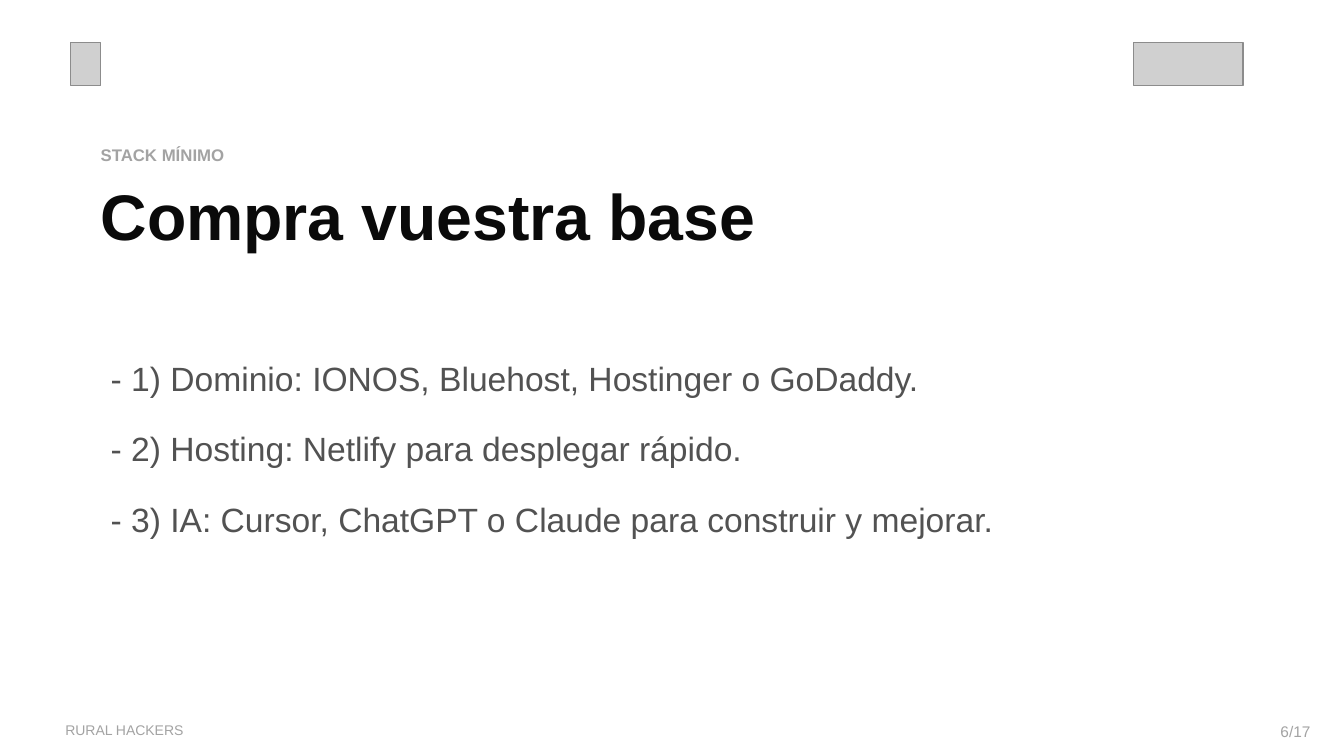
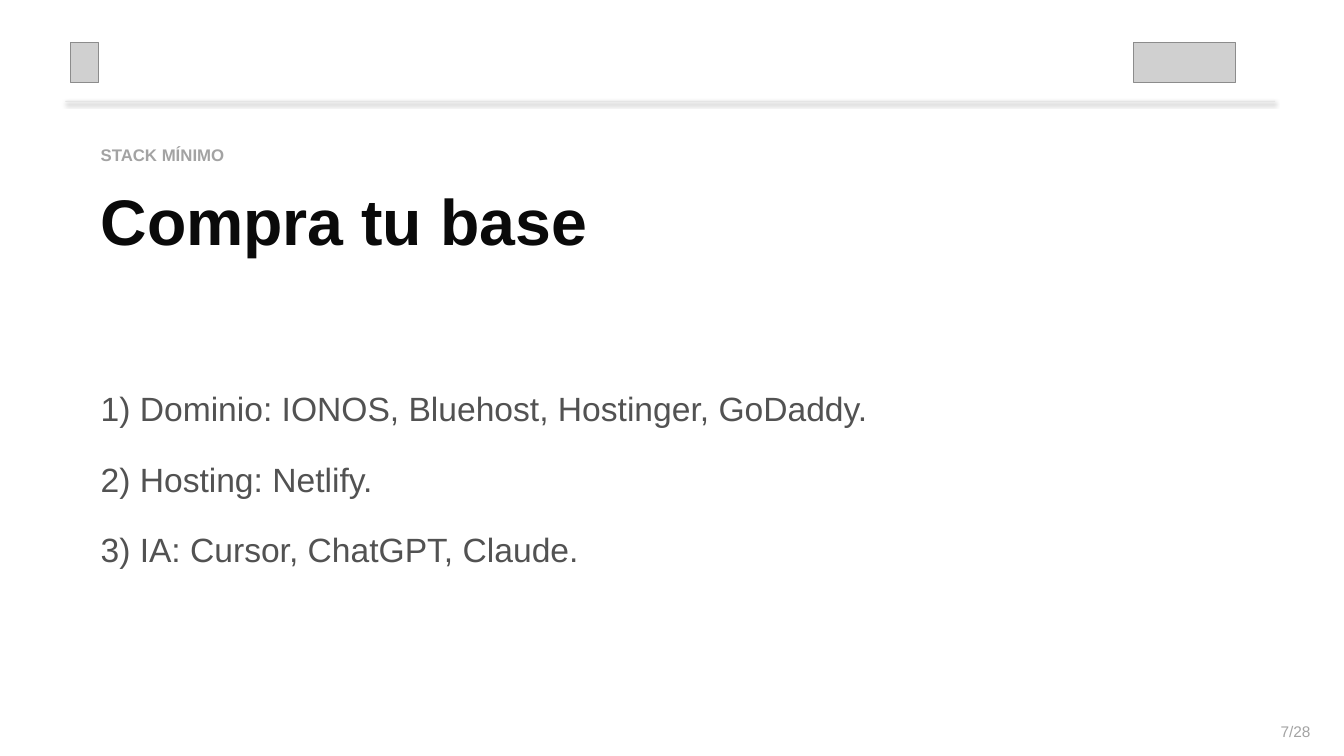
Before and after one commit to ruralhackers/presentations, a slide deck: slide 7 of curso-web-aje-ourense/taller-web-aje-ourense.pptx (slide 6 before the commit). Drawn at 1344x756 pixels with LibreOffice and Linux fonts; fonts in the diff are those of the drawing; grey boxes stand for pictures. Boxes give left, top, right and bottom in pixels: in the first picture for what was removed or moved away, otherwise in the second. Text is boxed around its words. In the diff, an @@ line names an element or a change of style, - is before the commit and + after.

```diff
--- a/curso-web-aje-ourense/taller-web-aje-ourense.pptx
+++ b/curso-web-aje-ourense/taller-web-aje-ourense.pptx
@@ picture: place and size @@
-picture at (1134,42,1243,86)
+picture at (1134,42,1236,83)
@@ rectangle added at (66,101,1275,102), fill #E5E5E5 @@
@@ text at (101,198,587,257): text changed @@
-Compra vuestra base
+Compra tu base
@@ text at (101,396,868,428): text changed @@
-- 1) Dominio: IONOS, Bluehost, Hostinger o GoDaddy.
+1) Dominio: IONOS, Bluehost, Hostinger, GoDaddy.
@@ text at (101,467,372,499): text changed @@
-- 2) Hosting: Netlify para desplegar rápido.
+2) Hosting: Netlify.
@@ text at (101,537,579,569): text changed @@
-- 3) IA: Cursor, ChatGPT o Claude para construir y mejorar.
+3) IA: Cursor, ChatGPT, Claude.
@@ text removed at (65,725,183,735) @@
-RURAL HACKERS
@@ text at (1281,726,1311,737): text changed @@
-6/17
+7/28
```
Also in this commit, not shown: 1 other slide changed, 26 slides added, 15 slides removed, 24 other files.
